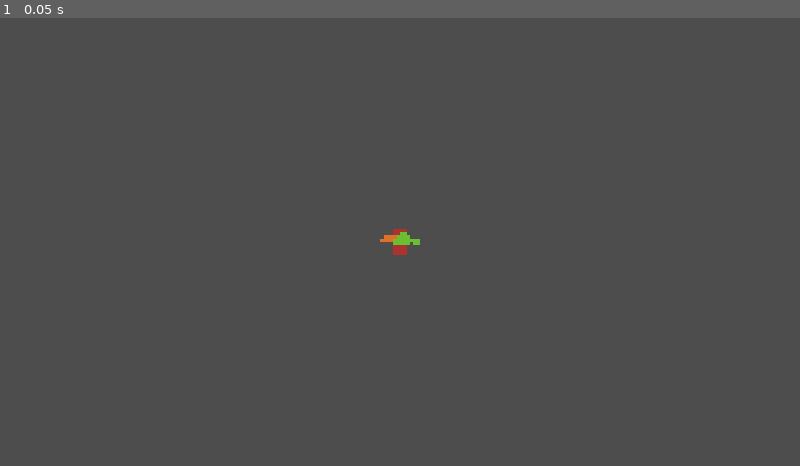
Above: before the commit, frame 1.
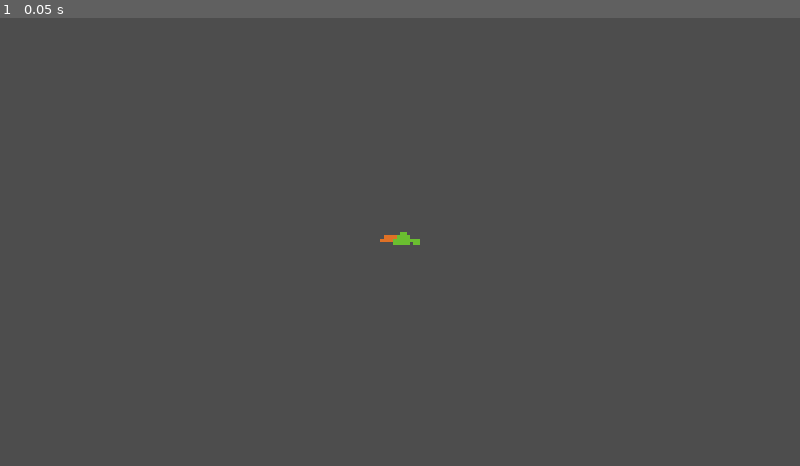
Above: after the commit, the same moment.

Repository: cronix1000/New-Year-New-Skills-Game-Jam
Game: Godot game, scene res://Scenes/Main/Main.tscn
The game is run twice, just before and just after one commit, with the same random seed, the same clock (stepped at 60 frames per second) and the same inputs.
Inputs:
- Up to frame 1 (0.05 s): no input

The runs differ from the first frame. In frame 1, less than 0.1% of the frame differs, in the area x 49-51%, y 47-53%.
Error before the commit: Invalid call. Nonexistent function 'move' in base 'Nil'. (res://Scenes/Player/Player.gd:43)
Error after the commit: Parse Error: Expected indented block after function declaration. (res://Scenes/Player/States/NoArmsNoLegs.gd:11)

Commit message:
states added

Diff:
--- a/Scenes/Entitiy/Entity.tscn
+++ b/Scenes/Entitiy/Entity.tscn
@@ -8,7 +8,7 @@
 
 [node name="Hurt_Box" parent="." instance=ExtResource("1_2pasj")]
 
-[node name="Sprite2D" type="Sprite2D" parent="."]
+[node name="CharacterSprite" type="Sprite2D" parent="."]
 
 [node name="AnimationPlayer" type="AnimationPlayer" parent="."]
 
--- a/Scenes/Player/ArmStates/NoArms.gd
+++ /dev/null
@@ -1,11 +0,0 @@
-extends Node
-
-
-# Called when the node enters the scene tree for the first time.
-func _ready():
-	pass # Replace with function body.
-
-
-# Called every frame. 'delta' is the elapsed time since the previous frame.
-func _process(delta):
-	pass
--- a/Scenes/Player/ArmStates/OneArm.gd
+++ /dev/null
@@ -1,11 +0,0 @@
-extends Node
-
-
-# Called when the node enters the scene tree for the first time.
-func _ready():
-	pass # Replace with function body.
-
-
-# Called every frame. 'delta' is the elapsed time since the previous frame.
-func _process(delta):
-	pass
--- a/Scenes/Player/ArmStates/TwoArms.gd
+++ /dev/null
@@ -1,11 +0,0 @@
-extends Node
-
-
-# Called when the node enters the scene tree for the first time.
-func _ready():
-	pass # Replace with function body.
-
-
-# Called every frame. 'delta' is the elapsed time since the previous frame.
-func _process(delta):
-	pass
--- a/Scenes/Player/LegStates/NoLegs.gd
+++ /dev/null
@@ -1,11 +0,0 @@
-extends Node
-
-
-# Called when the node enters the scene tree for the first time.
-func _ready():
-	pass # Replace with function body.
-
-
-# Called every frame. 'delta' is the elapsed time since the previous frame.
-func _process(delta):
-	pass
--- a/Scenes/Player/LegStates/OneLeg.gd
+++ /dev/null
@@ -1,11 +0,0 @@
-extends Node
-
-
-# Called when the node enters the scene tree for the first time.
-func _ready():
-	pass # Replace with function body.
-
-
-# Called every frame. 'delta' is the elapsed time since the previous frame.
-func _process(delta):
-	pass
--- a/Scenes/Player/LegStates/TwoLegs.gd
+++ /dev/null
@@ -1,11 +0,0 @@
-extends Node
-
-
-# Called when the node enters the scene tree for the first time.
-func _ready():
-	pass # Replace with function body.
-
-
-# Called every frame. 'delta' is the elapsed time since the previous frame.
-func _process(delta):
-	pass
--- a/Scenes/Player/Player.gd
+++ b/Scenes/Player/Player.gd
@@ -1,7 +1,6 @@
 extends Entity
 
-var arm_state
-var leg_state
+var state
 
 
 func load_limb(limb_name : String):
@@ -22,22 +21,35 @@
 
 
 func change_states():
-	if(PlayerStats.limbs["Arm1"] == null and PlayerStats.limbs["Arm2"] == null):
-		arm_state = get_node("ArmStates/NoArms")
-	elif(PlayerStats.limbs["Arm1"] == null or PlayerStats.limbs["Arm2"] == null):
-		arm_state = get_node("ArmStates/OneArm")
-	elif(PlayerStats.limbs["Arm1"] != null and PlayerStats.limbs["Arm2"] != null):
-		arm_state = get_node("ArmStates/TwoArms")
+	match(PlayerStats.arm_count):
+		0:
+			match(PlayerStats.leg_count):
+				0:
+					state = %NoArmsNoLegs
+				1:
+					state = %NoArmsOneLeg
+				2:
+					state = %NoArmTwoLegs
+		1:
+			match(PlayerStats.leg_count):
+				0:
+					state = %OneArmNolegs
+				1:
+					state = %OneArmOneLeg
+				2:
+					state = %OneArmTwoLegs
+		2:
+			match(PlayerStats.leg_count):
+				0:
+					state = %TwoArmsNoLegs
+				1:
+					state = %TwoArmsOneLeg
+				2:
+					state = %TwoArmsTwoLegs
 
-	if(PlayerStats.limbs["Leg1"] == null and PlayerStats.limbs["Leg2"] == null):
-		arm_state = get_node("LegStates/NoLegs")
-	elif(PlayerStats.limbs["Leg1"] == null or PlayerStats.limbs["Leg2"] == null):
-		arm_state = get_node("LegStates/OneLeg")
-	elif(PlayerStats.limbs["Leg1"] != null and PlayerStats.limbs["Leg2"] != null):
-		arm_state = get_node("LegStates/TwoLegs")
 
 func _process(delta):
 	if get_node("Limbs/Arm1").get_child(0):
 		print(get_node("Limbs/Arm1").get_child(0).name)
 
-	leg_state.move()
+	state.move()
--- a/Scenes/Player/Player.tscn
+++ b/Scenes/Player/Player.tscn
@@ -1,19 +1,20 @@
-[gd_scene load_steps=5 format=3 uid="uid://d0vlhv7amriq7"]
+[gd_scene load_steps=12 format=3 uid="uid://d0vlhv7amriq7"]
 
 [ext_resource type="PackedScene" uid="uid://uv0k8va0d5f1" path="res://Scenes/Entitiy/Entity.tscn" id="1_t2nbs"]
-[ext_resource type="Texture2D" uid="uid://bwuba6jiyr8bq" path="res://Assets/Limbs/TwoArmsTwoLegs.png" id="2_6w7e1"]
 [ext_resource type="Script" path="res://Scenes/Player/Player.gd" id="2_nj025"]
-
-[sub_resource type="AtlasTexture" id="AtlasTexture_lftep"]
-atlas = ExtResource("2_6w7e1")
-region = Rect2(0, 16, 8, 8)
+[ext_resource type="Script" path="res://Scenes/Player/States/NoArmsNoLegs.gd" id="4_m8t04"]
+[ext_resource type="Script" path="res://Scenes/Player/States/NoArmsOneLeg.gd" id="5_5hki1"]
+[ext_resource type="Script" path="res://Scenes/Player/States/OneArmNolegs.gd" id="5_nylim"]
+[ext_resource type="Script" path="res://Scenes/Player/States/NoArmTwoLegs.gd" id="6_2bw7j"]
+[ext_resource type="Script" path="res://Scenes/Player/States/OneArmOneLeg.gd" id="6_uer3d"]
+[ext_resource type="Script" path="res://Scenes/Player/States/OneArmTwoLegs.gd" id="7_5cqst"]
+[ext_resource type="Script" path="res://Scenes/Player/States/TwoArmsNoLegs.gd" id="8_1ate1"]
+[ext_resource type="Script" path="res://Scenes/Player/States/TwoArmsOneLeg.gd" id="9_0qby7"]
+[ext_resource type="Script" path="res://Scenes/Player/States/TwoArmsTwoLegs.gd" id="10_dkruc"]
 
 [node name="Player" instance=ExtResource("1_t2nbs")]
 motion_mode = 1
 script = ExtResource("2_nj025")
-
-[node name="Sprite2D" parent="." index="1"]
-texture = SubResource("AtlasTexture_lftep")
 
 [node name="Limbs" type="Node2D" parent="." index="4"]
 
@@ -36,22 +37,40 @@
 [node name="Camera2D" type="Camera2D" parent="." index="5"]
 zoom = Vector2(3.285, 3.285)
 
-[node name="ArmStates" type="Node2D" parent="." index="6"]
+[node name="States" type="Node2D" parent="." index="6"]
 
-[node name="OneArm" type="Node" parent="ArmStates" index="0"]
+[node name="NoArmsNoLegs" type="Node" parent="States" index="0"]
 unique_name_in_owner = true
+script = ExtResource("4_m8t04")
 
-[node name="TwoArms" type="Node" parent="ArmStates" index="1"]
+[node name="NoArmsOneLeg" type="Node" parent="States" index="1"]
 unique_name_in_owner = true
+script = ExtResource("5_5hki1")
 
-[node name="NoArms" type="Node" parent="ArmStates" index="2"]
+[node name="NoArmTwoLegs" type="Node" parent="States" index="2"]
+unique_name_in_owner = true
+script = ExtResource("6_2bw7j")
 
-[node name="LegStates" type="Node2D" parent="." index="7"]
+[node name="OneArmNolegs" type="Node" parent="States" index="3"]
+unique_name_in_owner = true
+script = ExtResource("5_nylim")
 
-[node name="OneLeg" type="Node" parent="LegStates" index="0"]
+[node name="OneArmOneLeg" type="Node" parent="States" index="4"]
 unique_name_in_owner = true
+script = ExtResource("6_uer3d")
 
-[node name="TwoLegs" type="Node" parent="LegStates" index="1"]
+[node name="OneArmTwoLegs" type="Node" parent="States" index="5"]
 unique_name_in_owner = true
+script = ExtResource("7_5cqst")
 
-[node name="NoLegs" type="Node" parent="LegStates" index="2"]
+[node name="TwoArmsNoLegs" type="Node" parent="States" index="6"]
+unique_name_in_owner = true
+script = ExtResource("8_1ate1")
+
+[node name="TwoArmsOneLeg" type="Node" parent="States" index="7"]
+unique_name_in_owner = true
+script = ExtResource("9_0qby7")
+
+[node name="TwoArmsTwoLegs" type="Node" parent="States" index="8"]
+unique_name_in_owner = true
+script = ExtResource("10_dkruc")
--- /dev/null
+++ b/Scenes/Player/States/NoArmTwoLegs.gd
@@ -0,0 +1,5 @@
+extends Node
+
+
+func move():
+	pass
--- /dev/null
+++ b/Scenes/Player/States/NoArmsNoLegs.gd
@@ -0,0 +1,11 @@
+extends Node
+
+@export var width := 0
+@export var height := 0
+@export var speed := 0.00
+
+func move():
+	pass
+
+
+func _ready():
--- /dev/null
+++ b/Scenes/Player/States/NoArmsOneLeg.gd
@@ -0,0 +1,5 @@
+extends Node
+
+
+func move():
+	pass
--- /dev/null
+++ b/Scenes/Player/States/OneArmNolegs.gd
@@ -0,0 +1,5 @@
+extends Node
+
+
+func move():
+	pass
--- /dev/null
+++ b/Scenes/Player/States/OneArmOneLeg.gd
@@ -0,0 +1,5 @@
+extends Node
+
+
+func move():
+	pass
--- /dev/null
+++ b/Scenes/Player/States/OneArmTwoLegs.gd
@@ -0,0 +1,5 @@
+extends Node
+
+
+func move():
+	pass
--- /dev/null
+++ b/Scenes/Player/States/TwoArmsNoLegs.gd
@@ -0,0 +1,4 @@
+extends Node
+
+func move():
+	pass
--- /dev/null
+++ b/Scenes/Player/States/TwoArmsOneLeg.gd
@@ -0,0 +1,5 @@
+extends Node
+
+
+func move():
+	pass
--- /dev/null
+++ b/Scenes/Player/States/TwoArmsTwoLegs.gd
@@ -0,0 +1,6 @@
+extends Node
+##
+# needs to change width and height of player collider for each
+#
+func move():
+	pass
--- a/Script/PlayerStats.gd
+++ b/Script/PlayerStats.gd
@@ -1,6 +1,9 @@
 extends Node
 
 signal limb_changed(name)
+
+var arm_count := 0
+var leg_count := 0
 
 var limbs = {
 	"Arm1" : null,
@@ -8,3 +11,17 @@
 	"Leg1" : null,
 	"Leg2" : null,
 }
+
+
+func _ready():
+	connect("limb_changed", Callable(self, "update_limb_count"))
+
+func update_limb_count(name):
+	if(limbs["Arm1"] != null):
+		arm_count = arm_count + 1
+	if(limbs["Arm2"] != null):
+		arm_count = arm_count + 1
+	if(limbs["Leg1"] != null):
+		leg_count = leg_count + 1
+	if(limbs["Leg2"] != null):
+		leg_count = leg_count + 1
